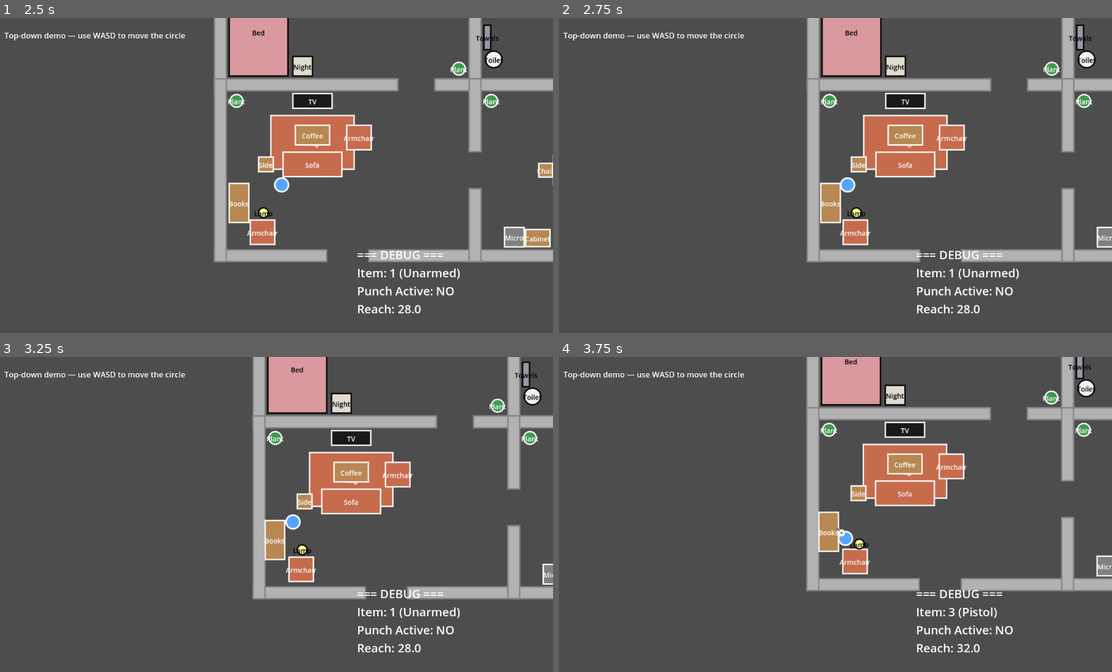
Above: before the commit, frames 1-4 (two rows, left to right).
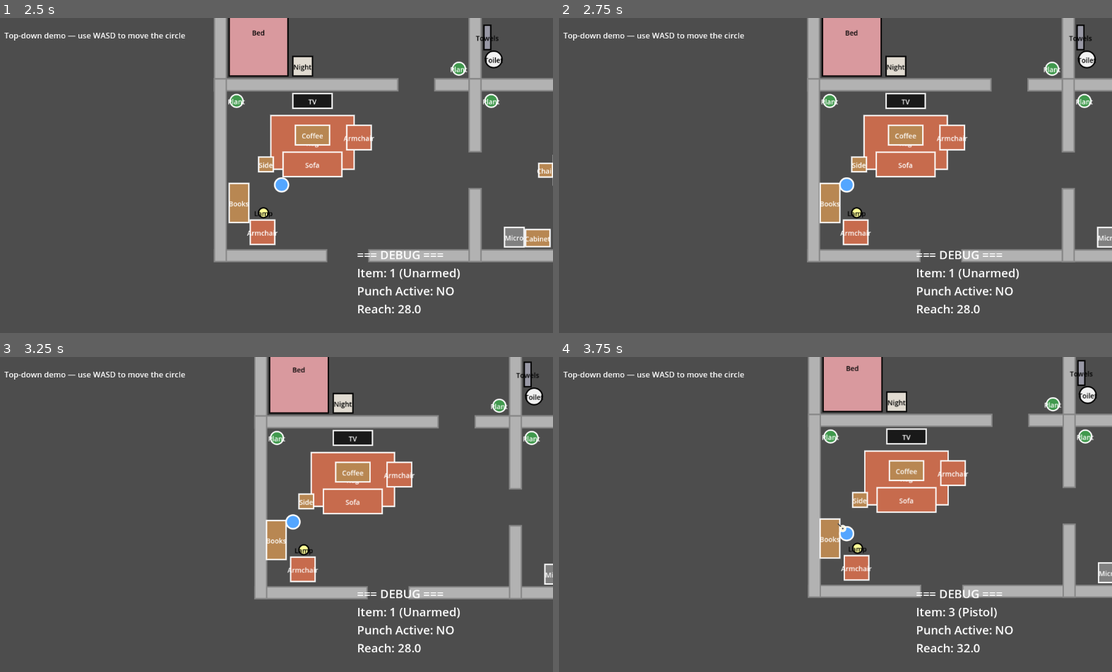
Above: after the commit, the same moments.

Repository: AnthonyThomasson/Example-Godot
Game: Godot game, scene res://scenes/main.tscn
Same seed, same stepped clock (60 frames per second), same inputs: the game is played once before the commit and once after it.
Inputs (mouse positions are in pixels of both pictures, inside the frame that each line leads up to):
- Up to frame 1 (2.5 s): move the mouse to (243, 238) at 0.52 s; hold W (move_up) 0.53-1.25 s; tap F (punch) at 0.6, 2.3 s; click (243, 238) at 0.67 s; drag from (442, 222) to (265, 153) at 1.27 s; move the mouse to (99, 128) at 2.02 s; hold A (move_left) from 2.03 s (still down); tap 1 (item_1) at 2.1 s
- Up to frame 2 (2.75 s): keep holding A (move_left)
- Up to frame 3 (3.25 s): release A (move_left) at 2.75 s; drag from (298, 514) to (99, 467) at 2.77 s
- Up to frame 4 (3.75 s): move the mouse to (747, 435) at 3.52 s; hold S (move_down) from 3.53 s (still down); tap 3 (item_3) at 3.6 s

Frame 1 is identical in both runs. In frame 2, 1.1% of the frame differs, in the area x 44-100%, y 0-78%; in frame 3, 3.6%; in frame 4, 11%, in the area x 44-100%, y 0-77%.

Commit message:
update the physics engine

Diff:
--- a/scenes/objects/environment_object.gd
+++ b/scenes/objects/environment_object.gd
@@ -1,8 +1,9 @@
-extends StaticBody2D
+extends RigidBody2D
 
 ## An Objects-domain world object (furniture, decor). Owns its surface data (shape, size,
 ## color, cover/penetration ratings, material, mass) and composes two Physics components —
-## a Knockback child (shove & settle) and a Deformable child (damage dents/chunks). It
+## a Knockback child (RigidBody2D adapter + pushable contract) and a Deformable child (damage
+## dents/chunks). The engine integrates its motion, collisions and pivoting. It
 ## exposes the two contracts the rest of the game talks to it through, and nothing else:
 ##   • get_surface() / take_hit(HitInfo)  — the "hittable" contract (Projectile, melee)
 ##   • apply_impulse(Vector2) / get_mass() — the "pushable" contract (Knockback, character)
@@ -27,7 +28,7 @@
 @export var weight: float = 10.0
 
 ## Physics components, created in _ready() (runtime-shape convention).
-var _knockback: Knockback  ## Shove & settle.
+var _knockback: Knockback  ## RigidBody2D adapter + pushable contract.
 var _deformable: Deformable  ## Damage dents/chunks; read by the visuals.
 
 
@@ -43,6 +44,9 @@
 	if solid:
 		_build_collider()
 	else:
+		# Non-solid decor never moves or collides: freeze it (a shapeless RigidBody2D would
+		# be invalid) and draw it beneath everything else.
+		freeze = true
 		z_index = -1
 
 
@@ -54,24 +58,17 @@
 	return { "coverage": coverage, "penetration": penetration, "material": object_material, "color": color }
 
 
-## Take a hit: shove along the impact (via the Physics impulse + our Knockback), record
-## the deformation, and spray debris. The striker just fills in a HitInfo and calls this.
+## Take a hit: shove along the impact at the contact point (so an off-center hit spins the
+## object), record the deformation, and spray debris. The striker fills in a HitInfo.
 func take_hit(hit: HitInfo) -> void:
-	_knockback.apply_impulse(Physics.impact_impulse(hit))
+	_knockback.apply_impulse(Physics.impact_impulse(hit), hit.position)
 	_deformable.record(hit)
 	Physics.spawn_debris(get_parent(), hit, get_surface())
 
 
 # --- Pushable contract (shoved by Knockback transfers and the walking character) -------
-
-## Take a shove.
-func apply_impulse(impulse: Vector2) -> void:
-	_knockback.apply_impulse(impulse)
-
-
-## The object's mass, used by pushers to scale their shove.
-func get_mass() -> float:
-	return _knockback.effective_mass()
+# Both halves are served by RigidBody2D's native methods: apply_impulse() (a one-arg central
+# shove) and get_mass() (returns `mass`, which Knockback sets from `weight`). Nothing to add.
 
 
 # --- Collider (built in code; rebuilt to follow the deformed silhouette) ---------------
--- a/scenes/objects/object_factory.gd
+++ b/scenes/objects/object_factory.gd
@@ -26,7 +26,7 @@
 		size = Vector2(size.y, size.x)
 	var color: Color = opts.get("color", definition["color"])
 
-	var obj := StaticBody2D.new()
+	var obj := RigidBody2D.new()
 	obj.name = String(opts.get("name", definition.get("name", "Object"))).capitalize()
 	obj.position = position
 	obj.script = EnvironmentObject
--- a/scenes/physics/knockback.gd
+++ b/scenes/physics/knockback.gd
@@ -1,26 +1,39 @@
 class_name Knockback extends Node
 
-## Reusable knockback component. Add it as a child of a shoveable PhysicsBody2D. It owns the
-## shove velocity/spin and, each physics frame, sweeps its parent body along that velocity —
-## stopping at (and transferring momentum into) whatever it hits — then damps back to rest.
-## The parent forwards `apply_impulse()` / `get_mass()` here, so any pusher uses one contract
-## and never needs to know this component exists. All tuning is PhysicsConfig.impact_*.
+## Reusable physics adapter for a shoveable RigidBody2D. Add it as a child of the body. It
+## configures the body for top-down play (no gravity, mass, damping, sleep, origin-pinned
+## center of mass) and is the home of the "pushable" contract: the owner forwards
+## `apply_impulse()` / `get_mass()` here, so any pusher uses one contract and never touches
+## the body directly. The engine integrates motion, collisions, pivoting and settling; this
+## component only feeds it impulses and hands momentum to the kinematic character on contact.
+## All tuning is PhysicsConfig.body_* / impact_*.
 
-## The body's mass. A shove's impulse is divided by this, so heavier bodies move less.
-## Set by the owner from its catalog definition.
+## Sentinel for `apply_impulse`'s optional contact point (a central shove when omitted).
+const _NO_POINT := Vector2(INF, INF)
+
+## The body's mass. Set by the owner from its catalog definition; applied to the RigidBody2D.
 var mass: float = 10.0
 
-## Current shove velocity (px/s) and spin (rad/s), integrated in _physics_process.
-var velocity := Vector2.ZERO
-var angular := 0.0
-
-var _body: PhysicsBody2D  ## The shoved body (parent).
-var _origin: Vector2      ## Spawn position, for the optional displacement cap.
+var _body: RigidBody2D  ## The shoved body (parent).
 
 
+## Configure the parent RigidBody2D for top-down physics and wire contact reporting.
 func _ready() -> void:
 	_body = get_parent()
-	_origin = _body.position
+	_body.mass = effective_mass()
+	_body.gravity_scale = 0.0
+	_body.linear_damp = PhysicsConfig.body_linear_damp
+	_body.angular_damp = PhysicsConfig.body_angular_damp
+	_body.can_sleep = true
+	_body.continuous_cd = RigidBody2D.CCD_MODE_CAST_RAY if PhysicsConfig.body_continuous_cd else RigidBody2D.CCD_MODE_DISABLED
+	# Pin the center of mass to the origin so a carved object still rotates about its
+	# origin-centered drawn silhouette instead of a shifted mass center.
+	_body.center_of_mass_mode = RigidBody2D.CENTER_OF_MASS_MODE_CUSTOM
+	_body.center_of_mass = Vector2.ZERO
+	# Report contacts so momentum can be handed to the kinematic character (below).
+	_body.contact_monitor = true
+	_body.max_contacts_reported = 4
+	_body.body_entered.connect(_on_body_entered)
 
 
 ## Mass floored so featherweight decor still reacts.
@@ -28,49 +41,21 @@
 	return maxf(mass, 0.5)
 
 
-## Add a shove. Divided by mass; a little spin is mixed in for juice.
-func apply_impulse(impulse: Vector2) -> void:
-	var m := effective_mass()
-	velocity += impulse / m
-	angular += (impulse.length() / m) * 0.002 * (1.0 if randf() > 0.5 else -1.0)
+## Apply a shove. With no contact point it is a central impulse; given a world contact point
+## it is applied off-center so the body spins/pivots (a bullet or punch landing off-center).
+func apply_impulse(impulse: Vector2, at_world: Vector2 = _NO_POINT) -> void:
+	if at_world == _NO_POINT:
+		_body.apply_central_impulse(impulse)
+	else:
+		_body.apply_impulse(impulse, at_world - _body.global_position)
 
 
-func _physics_process(delta: float) -> void:
-	if velocity.length_squared() < 1.0 and absf(angular) < 0.01:
+## Hand momentum to a non-rigid pushable we collide with (the kinematic character — the
+## solver already resolves rigid-vs-rigid and rigid-vs-wall on its own). The struck body
+## takes our travel momentum scaled down so cascades lose energy and settle.
+func _on_body_entered(body: Node) -> void:
+	if body is RigidBody2D or not body.has_method("apply_impulse"):
 		return
-
-	var motion := velocity * delta
-	if motion.length_squared() > 0.0:
-		_move_and_collide(motion)
-
-	_body.rotation += angular * delta
-	var offset := _body.position - _origin
-	if PhysicsConfig.impact_max_slide > 0.0 and offset.length() > PhysicsConfig.impact_max_slide:
-		_body.position = _origin + offset.normalized() * PhysicsConfig.impact_max_slide
-		velocity = Vector2.ZERO
-	velocity = velocity.move_toward(Vector2.ZERO, PhysicsConfig.impact_friction * delta)
-	angular = move_toward(angular, 0.0, PhysicsConfig.impact_friction * 0.01 * delta)
-
-
-## Advance `motion`, stopping at (and shoving) whatever it hits instead of tunneling.
-func _move_and_collide(motion: Vector2) -> void:
-	var collision := KinematicCollision2D.new()
-	if not _body.test_move(_body.global_transform, motion, collision):
-		_body.position += motion
-		return
-
-	# Snap to the last safe point so this body never overlaps what it hit.
-	_body.position += collision.get_travel()
-
-	var collider: Object = collision.get_collider()
-	if collider != null and collider.has_method("apply_impulse"):
-		var normal := collision.get_normal()
-		# Speed we were closing on the obstacle along the contact normal (normal points
-		# back toward us, so "into it" is -normal).
-		var closing_speed := velocity.dot(-normal)
-		if closing_speed > 0.0:
-			var transfer := -normal * closing_speed * effective_mass() * PhysicsConfig.impact_transfer_scale
-			collider.apply_impulse(transfer)
-
-	# Stop dead at contact (walls have no apply_impulse and are simply immovable).
-	velocity = Vector2.ZERO
+	var transfer := _body.linear_velocity * effective_mass() * PhysicsConfig.impact_transfer_scale
+	if transfer.length_squared() > 0.0:
+		body.apply_impulse(transfer)
--- a/scenes/physics/physics_config.gd
+++ b/scenes/physics/physics_config.gd
@@ -16,14 +16,19 @@
 static var impact_no_penetration_scale: float = 1.0
 ## Impulse multiplier when the bullet penetrated (passed through) — less force.
 static var impact_penetration_scale: float = 0.5
-## Deceleration (px/s²) that brings a shoved object back to rest.
-static var impact_friction: float = 1400.0
-## Cap on how far an object can be displaced from its origin (px). `<= 0` = no cap.
-## Shared by the projectile impact and the walking-push systems.
-static var impact_max_slide: float = 0.0
-## Fraction of a shoving object's momentum (velocity × mass) handed to whatever it
-## collides with (another object) on a shove. <1 so cascades lose energy and settle.
+## Fraction of a flying object's momentum (velocity × mass) handed to the kinematic
+## character it strikes. <1 so the shove loses energy. (Rigid-vs-rigid and rigid-vs-wall
+## momentum is resolved by the physics engine, not this.)
 static var impact_transfer_scale: float = 0.6
+
+# --- RigidBody2D behavior (the engine integrates the shoved objects) ---
+## Linear damping applied to furniture bodies — the drag that brings a shove to rest.
+static var body_linear_damp: float = 4.0
+## Angular damping applied to furniture bodies — the drag that brings a spin to rest.
+static var body_angular_damp: float = 4.0
+## Enable continuous collision detection on furniture bodies (prevents a fast, light
+## object from tunneling through a thin wall, at some CPU cost).
+static var body_continuous_cd: bool = false
 
 # --- Deformation (damage) ---
 ## Rebuild the struck object's / wall segment's collider to follow the deformed shape.
Not shown, changed: AGENTS.md
